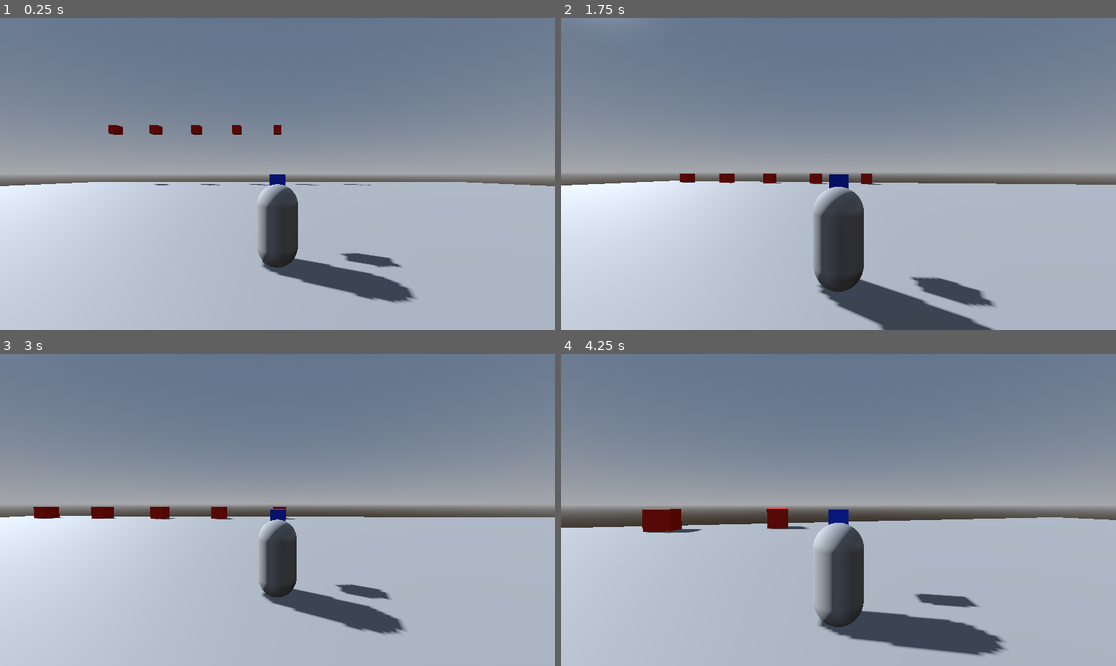
Above: before the commit, frames 1-4 (two rows, left to right).
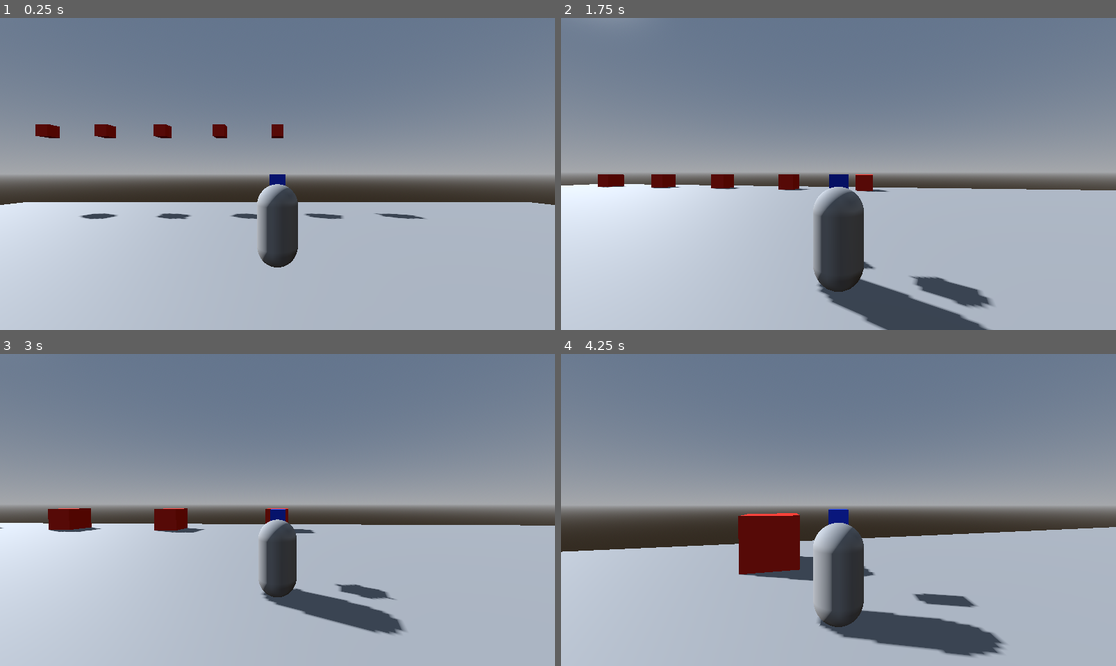
Above: after the commit, the same moments.

Repository: kenjan35/Mons-Hunt
Game: Godot game, scene res://scenes/main.tscn
The game is run twice, just before and just after one commit, with the same random seed, the same clock (stepped at 60 frames per second) and the same inputs.
Inputs (mouse positions are in pixels of both pictures, inside the frame that each line leads up to):
- Up to frame 1 (0.25 s): no input
- Up to frame 2 (1.75 s): move the mouse to (866, 174) at 0.52 s; hold Shift (run) 0.53-1.28 s; hold Up (move_forward) from 0.53 s (still down); tap Space (jump) at 0.77, 1.52 s; move the mouse to (810, 174) at 1.27 s; tap Mouse wheel up (zoom_in) at 1.35 s
- Up to frame 3 (3 s): keep holding Up (move_forward); move the mouse to (288, 503) at 2.02 s; hold Mouse wheel down (zoom_out) 2.03-2.78 s; move the mouse to (271, 516) at 2.77 s; tap Shift (run) at 2.85 s
- Up to frame 4 (4.25 s): keep holding Up (move_forward); tap Space (jump) at 3.02, 3.77 s; move the mouse to (877, 513) at 3.52 s; hold Mouse wheel up (zoom_in) from 3.53 s (still down); tap Escape (pause_game) at 4.15 s

The runs differ from the first frame. In frame 1, 9.1% of the frame differs, in the area x 0-100%, y 34-92%; in frame 2, 2.5%; in frame 3, 3.6%; in frame 4, 7.7%.

Commit message:
update: adding coin interaction
The coin disapear when the player interact with it. Using the physics,
mask layers to interact with object.
Do I need to use 'groups' option too?

Diff:
--- a/cacahuete/project.godot
+++ b/cacahuete/project.godot
@@ -72,6 +72,13 @@
 ]
 }
 
+[layer_names]
+
+3d_physics/layer_1="Players"
+3d_physics/layer_2="Enemies"
+3d_physics/layer_3="Obstacles"
+3d_physics/layer_4="Ground"
+
 [physics]
 
 3d/physics_engine="Jolt Physics"
--- a/cacahuete/scenes/character.tscn
+++ b/cacahuete/scenes/character.tscn
@@ -19,6 +19,7 @@
 [sub_resource type="SphereShape3D" id="SphereShape3D_rkhd4"]
 
 [node name="CharacterBody3D" type="CharacterBody3D" unique_id=1189578310]
+collision_mask = 8
 script = ExtResource("1_agfs1")
 
 [node name="CollisionShape3D" type="CollisionShape3D" parent="." unique_id=1321574271]
--- /dev/null
+++ b/cacahuete/scenes/coin.tscn
@@ -0,0 +1,26 @@
+[gd_scene format=3 uid="uid://c8o6euolcxgte"]
+
+[ext_resource type="Script" uid="uid://2yg26utr1p61" path="res://scripts/coin.gd" id="1_rwqht"]
+
+[sub_resource type="SphereShape3D" id="SphereShape3D_kahox"]
+radius = 0.195
+
+[sub_resource type="StandardMaterial3D" id="StandardMaterial3D_rwqht"]
+albedo_color = Color(0.81914335, 0.68559414, 0.09271426, 1)
+
+[sub_resource type="SphereMesh" id="SphereMesh_rwqht"]
+material = SubResource("StandardMaterial3D_rwqht")
+radius = 0.2
+height = 0.4
+
+[node name="Coin" type="Area3D" unique_id=995026381]
+collision_layer = 0
+script = ExtResource("1_rwqht")
+
+[node name="CollisionShape3D" type="CollisionShape3D" parent="." unique_id=605396378]
+shape = SubResource("SphereShape3D_kahox")
+
+[node name="MeshInstance3D" type="MeshInstance3D" parent="." unique_id=1899283598]
+mesh = SubResource("SphereMesh_rwqht")
+
+[connection signal="body_entered" from="." to="." method="_on_body_entered"]
--- a/cacahuete/scenes/ground.tscn
+++ b/cacahuete/scenes/ground.tscn
@@ -9,6 +9,8 @@
 [node name="Ground" type="Node3D" unique_id=95938912]
 
 [node name="StaticBody3D" type="StaticBody3D" parent="." unique_id=170141202]
+collision_layer = 8
+collision_mask = 0
 
 [node name="CollisionShape3D" type="CollisionShape3D" parent="StaticBody3D" unique_id=1743490448]
 shape = SubResource("BoxShape3D_7ylpw")
--- a/cacahuete/scenes/main.tscn
+++ b/cacahuete/scenes/main.tscn
@@ -3,6 +3,7 @@
 [ext_resource type="PackedScene" uid="uid://1fv5tqtjgiqs" path="res://scenes/ground.tscn" id="1_o5qli"]
 [ext_resource type="PackedScene" uid="uid://c52citb4ahl1h" path="res://scenes/character.tscn" id="2_0wfyh"]
 [ext_resource type="PackedScene" uid="uid://dcad8cqvcptnu" path="res://scenes/obstacles.tscn" id="3_sugp2"]
+[ext_resource type="PackedScene" uid="uid://c8o6euolcxgte" path="res://scenes/coin.tscn" id="4_jyhfs"]
 
 [sub_resource type="ProceduralSkyMaterial" id="ProceduralSkyMaterial_0wfyh"]
 
@@ -23,7 +24,7 @@
 transform = Transform3D(1, 0, 0, 0, 1, 0, 0, 0, 1, 0, -0.27714443, 0)
 
 [node name="CharacterBody3D" parent="." unique_id=1189578310 instance=ExtResource("2_0wfyh")]
-transform = Transform3D(1, 0, 0, 0, 1, 0, 0, 0, 1, 0, 1.8781395, 0)
+transform = Transform3D(1, 0, 0, 0, 1, 0, 0, 0, 1, 0, 5.5614777, -14.742352)
 
 [node name="WorldEnvironment" type="WorldEnvironment" parent="." unique_id=1334561182]
 environment = SubResource("Environment_0wfyh")
@@ -45,3 +46,18 @@
 
 [node name="obstacles5" parent="cube_obstacles" unique_id=147312709 instance=ExtResource("3_sugp2")]
 transform = Transform3D(1, 0, 0, 0, 1, 0, 0, 0, 1, 0, 4, -2)
+
+[node name="collectible" type="Node3D" parent="." unique_id=1453385874]
+transform = Transform3D(1, 0, 0, 0, 1, 0, 0, 0, 1, 0, 1, -35)
+
+[node name="Coin" parent="collectible" unique_id=995026381 instance=ExtResource("4_jyhfs")]
+transform = Transform3D(1, 0, 0, 0, 1, 0, 0, 0, 1, 0, 0.5, 10)
+
+[node name="Coin2" parent="collectible" unique_id=2019895353 instance=ExtResource("4_jyhfs")]
+transform = Transform3D(1, 0, 0, 0, 1, 0, 0, 0, 1, 0, 0.5, 57.924995)
+
+[node name="Coin3" parent="collectible" unique_id=502033658 instance=ExtResource("4_jyhfs")]
+transform = Transform3D(1, 0, 0, 0, 1, 0, 0, 0, 1, 30.573677, 0.5, 16.441837)
+
+[node name="Coin4" parent="collectible" unique_id=1369580189 instance=ExtResource("4_jyhfs")]
+transform = Transform3D(1, 0, 0, 0, 1, 0, 0, 0, 1, -40.16629, 0.5, 10)
--- a/cacahuete/scenes/obstacles.tscn
+++ b/cacahuete/scenes/obstacles.tscn
@@ -11,6 +11,8 @@
 size = Vector3(1.95, 1.95, 1.95)
 
 [node name="obstacles" type="RigidBody3D" unique_id=1632510330]
+collision_layer = 4
+collision_mask = 13
 
 [node name="MeshInstance3D" type="MeshInstance3D" parent="." unique_id=1197185231]
 mesh = SubResource("BoxMesh_wpc7s")
--- a/cacahuete/scripts/character.gd
+++ b/cacahuete/scripts/character.gd
@@ -36,6 +36,12 @@
 func manage_pause():
 	if Input.is_action_just_pressed("pause_game"):
 		is_game_paused = not is_game_paused
+
+# This is the tru way to pause the entire game !
+# Since there is no UI for now, I will use mine to pause the player
+#func manage_pause():
+#	if Input.is_action_just_pressed("pause_game"):
+#		get_tree().paused = not get_tree().paused
 
 func apply_gravity(delta):
 	if not is_on_floor():
--- /dev/null
+++ b/cacahuete/scripts/coin.gd
@@ -0,0 +1,5 @@
+extends Area3D
+
+func _on_body_entered(_body: Node3D) -> void:
+	print("Coin collected")
+	queue_free()
Not shown, added: cacahuete/scripts/coin.gd.uid
